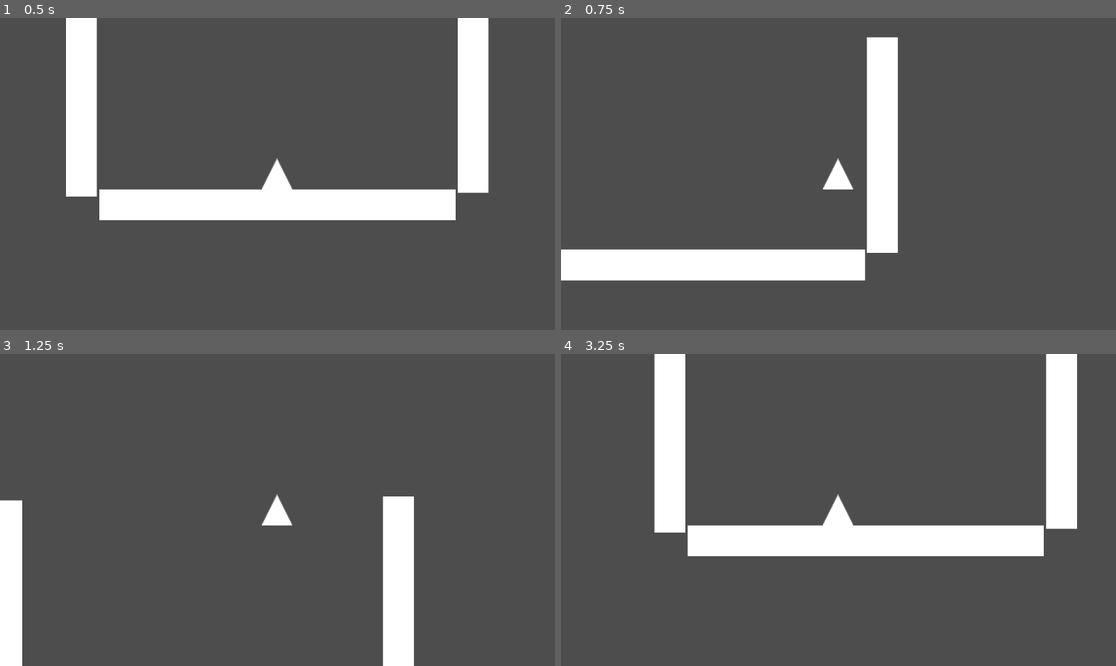
Above: before the commit, frames 1-4 (two rows, left to right).
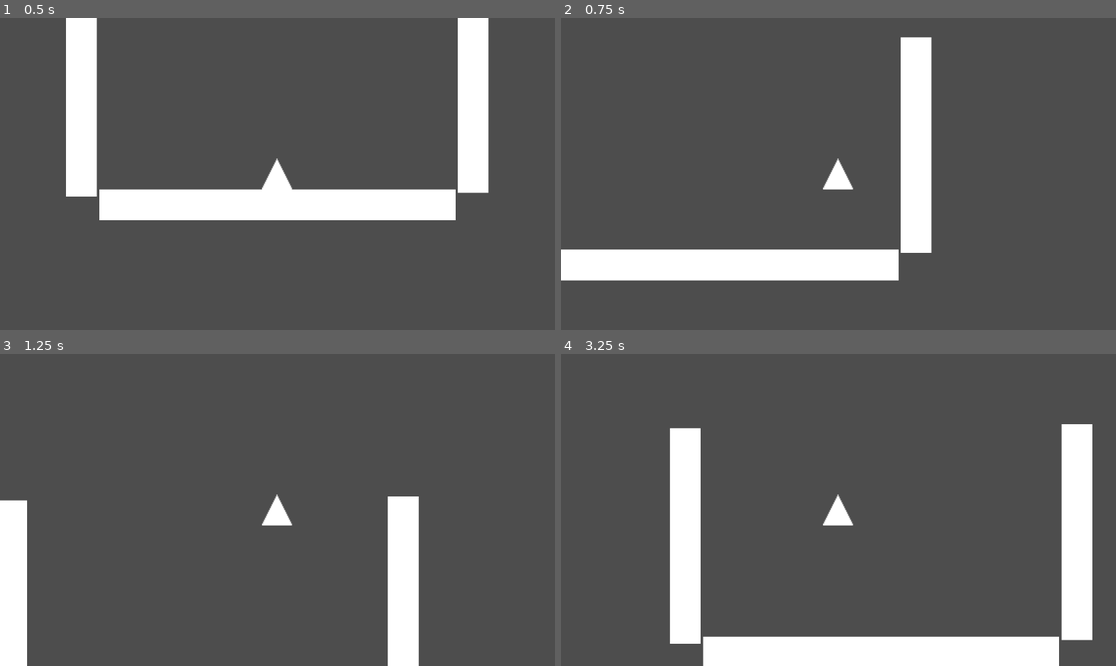
Above: after the commit, the same moments.

Repository: rebornrival/GameDevJam2025
Game: Godot game, scene res://scenes/world.tscn
The game is run twice, just before and just after one commit, with the same random seed, the same clock (stepped at 60 frames per second) and the same inputs.
Inputs:
- Up to frame 1 (0.5 s): no input
- Up to frame 2 (0.75 s): tap Enter (ui_accept) at 0.5 s; hold Right (ui_right) from 0.53 s (still down); tap Shift (dash) at 0.6 s
- Up to frame 3 (1.25 s): keep holding Right (ui_right); tap Enter (ui_accept) at 0.77, 0.8, 1.07 s
- Up to frame 4 (3.25 s): tap Enter (ui_accept) at 1.35, 1.52, 1.82, 2.3, 3.02 s; tap Shift (dash) at 1.55, 2.1, 2.85 s; release Right (ui_right) at 2.03 s; hold Left (ui_left) 2.03-2.78 s; hold Right (ui_right) from 2.78 s (still down)

Frame 1 is identical in both runs. In frame 2, 8.3% of the frame differs, in the area x 54-67%, y 6-85%; in frame 3, 1.5%; in frame 4, 23%, in the area x 16-96%, y 0-100%.

Commit message:
dash and wall jump standing still

Diff:
--- a/do it then no balls - renee/scripts/player.gd
+++ b/do it then no balls - renee/scripts/player.gd
@@ -10,8 +10,9 @@
 
 var dash_unlocked = true
 var is_dashing = false
-var dash_timer = 1
+var dash_timer = .75
 var can_dash = true
+var curr_dir = 1
 
 func _physics_process(delta: float) -> void:
 	#MOVEMENT CONTROLS
@@ -24,7 +25,9 @@
 			first_wall = true
 		if first_wall == true:
 			velocity.y += 400*delta
+			double_jump = true
 			can_dash = true
+			dash_timer = .75
 	elif not is_on_floor():
 		velocity.y += 1500*delta
 		first_wall = false
@@ -33,14 +36,15 @@
 		double_jump = true
 		if is_dashing == false:
 			can_dash = true
-			dash_timer = 1
+			dash_timer = .75
 	#jump
 	if Input.is_action_just_pressed("ui_accept"):
 		if is_on_floor():
 			velocity.y = JUMP_VELOCITY
 		elif is_on_wall():
 			velocity.y = JUMP_VELOCITY
-			velocity.x = -1800*direction
+			velocity.x = -1800*curr_dir
+			#double_jump = true
 			#if you want to give the player the double jump back when they walljump, add double_jump == true here.
 		elif double_jump == true and double_jump_unlocked == true:
 			velocity.y = JUMP_VELOCITY
@@ -48,17 +52,18 @@
 	#left and right
 	if direction and is_dashing == false:
 		velocity.x = move_toward(velocity.x, direction * SPEED, SPEED/4)
+		curr_dir = direction
 	else:
 		if is_dashing == false:
 			velocity.x = move_toward(velocity.x, 0, SPEED)
 	#dash
 	if is_dashing == true:
 		while dash_timer >= 0:
-			velocity.x += 40*direction
+			velocity.x += 40*curr_dir
 			dash_timer -=delta
 	if dash_timer <=0:
 		is_dashing = false
 	if Input.is_action_just_pressed("dash") and dash_unlocked == true and can_dash == true:
 		is_dashing = true
-		can_dash == false
+		can_dash = false
 	move_and_slide()
